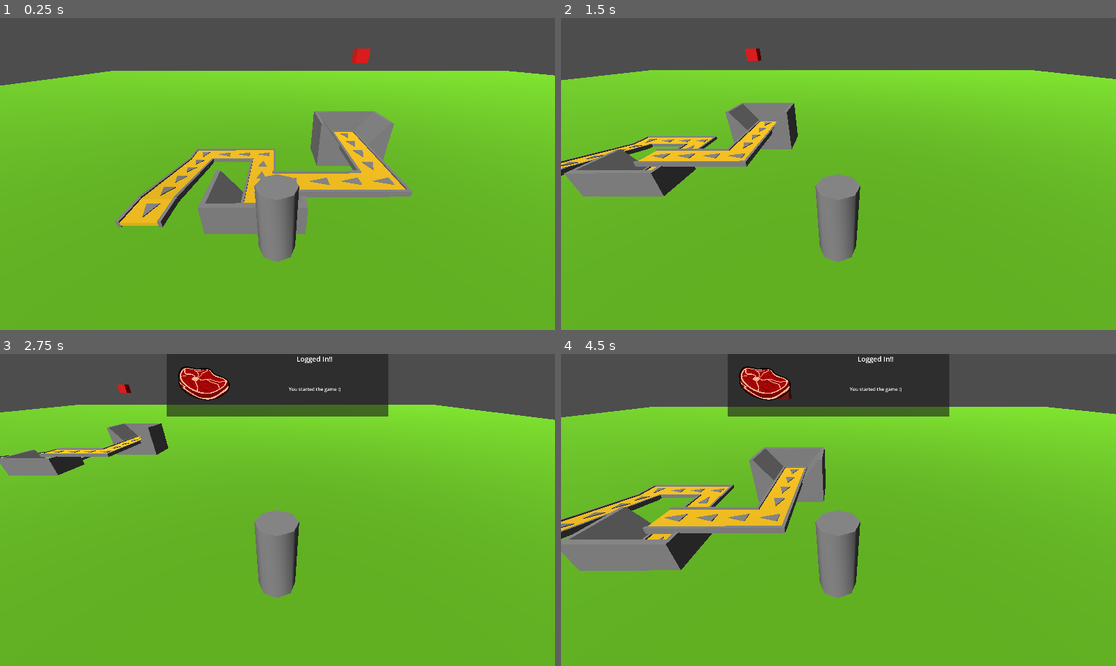
Above: before the commit, frames 1-4 (two rows, left to right).
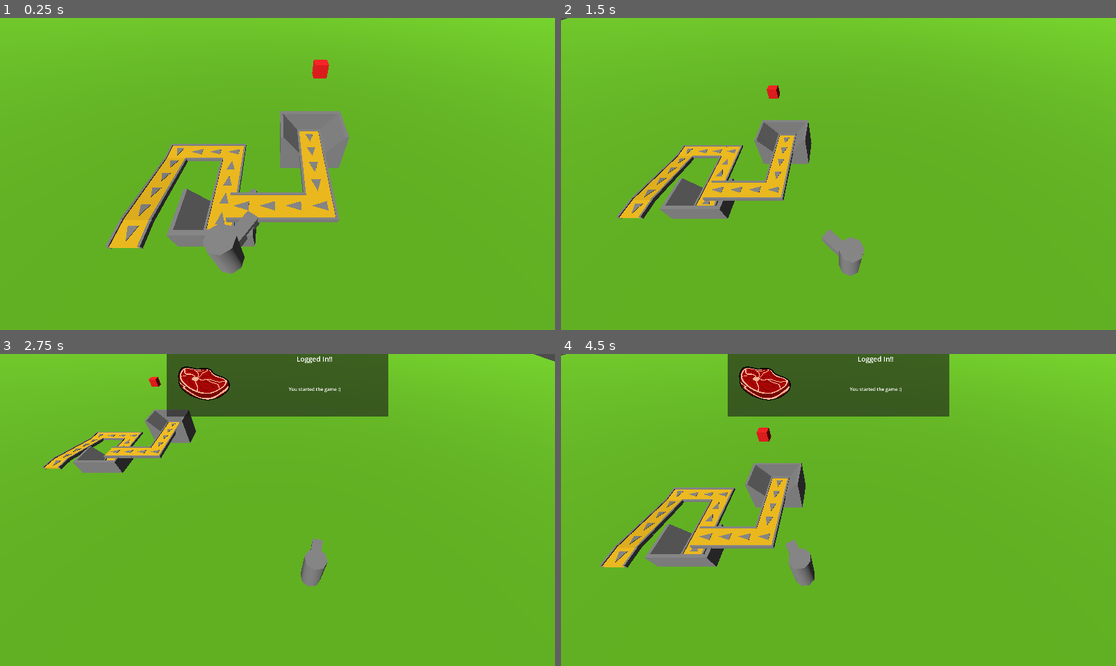
Above: after the commit, the same moments.

Repository: DallasHuff/gwj-89
Game: Godot game, scene res://levels/conveyor_test.tscn
Two runs of this game, one before a commit and one after it. Both use one fixed random seed, a clock stepped at 60 frames per second and the inputs below.
Inputs (mouse positions are in pixels of both pictures, inside the frame that each line leads up to):
- Up to frame 1 (0.25 s): no input
- Up to frame 2 (1.5 s): move the mouse to (960, 158) at 0.52 s; hold D (right) 0.53-1.28 s; hold E (interact, bound only after the commit) 0.53-1.28 s; move the mouse to (727, 189) at 1.27 s; hold S (down) from 1.28 s (still down); tap E (interact, bound only after the commit) at 1.35 s
- Up to frame 3 (2.75 s): move the mouse to (333, 441) at 2.02 s; release S (down) at 2.03 s; hold D (right) from 2.03 s (still down); hold E (interact, bound only after the commit) from 2.03 s (still down)
- Up to frame 4 (4.5 s): move the mouse to (810, 572) at 2.77 s; release D (right) at 2.78 s; release E (interact, bound only after the commit) at 2.78 s; hold W (up) 2.78-3.53 s; tap E (interact, bound only after the commit) at 2.85, 4.35 s; move the mouse to (1005, 556) at 3.52 s; hold E (interact, bound only after the commit) 3.53-4.28 s; hold A (left) from 3.53 s (still down); move the mouse to (672, 463) at 4.27 s

The runs differ from the first frame. In frame 1, 38% of the frame differs, in the area x 0-100%, y 0-82%; in frame 2, 35%; in frame 3, 27%; in frame 4, 34%.

Commit message:
player has gravity and picks things up / puts it down

Diff:
--- a/achievements/achievement_tracker/achievement_tracker.gd
+++ b/achievements/achievement_tracker/achievement_tracker.gd
@@ -12,6 +12,8 @@
 @export var achievement_dic: Dictionary[AchName, Achievement] = {}
 
 var already_achieved: Array[AchName] = []
+var achievement_queue: Array[AchName] = []
+var currently_achieving := false
 
 @onready var panel: PanelContainer = %AchievementPanel
 @onready var icon: TextureRect = %AchievementIcon
@@ -23,14 +25,27 @@
 	get_tree().create_timer(2).timeout.connect(func()->void: achieve(AchName.LOGGED_IN))
 
 
+func _process(_delta: float) -> void:
+	if achievement_queue.size() > 0 and not currently_achieving:
+		_play_next_animation()
+
+
 func achieve(ach_name: AchName) -> void:
 	if ach_name in already_achieved:
 		return
 	if not achievement_dic.has(ach_name):
-		push_error("achievement not implemented ", ach_name)
+		push_warning("achievement not implemented ", ach_name)
 		return
 	already_achieved.append(ach_name)
-	var ach := achievement_dic[ach_name]
+	achievement_queue.append(ach_name)
+
+
+func _play_next_animation() -> void:
+	if not achievement_queue.size() > 0:
+		push_warning("trying to play animation but no achievements in queue")
+		return
+	currently_achieving = true
+	var ach := achievement_dic[achievement_queue.pop_front()]
 	name_label.text = ach.display_name
 	desc_label.text = ach.description
 	icon.texture = ach.icon
@@ -40,3 +55,4 @@
 	tween.parallel().tween_property(panel, "anchor_bottom", 0.2, 0.5)
 	tween.chain().tween_property(panel, "anchor_top", -0.2, 0.5).set_delay(4)
 	tween.parallel().tween_property(panel, "anchor_bottom", 0, 0.5).set_delay(4)
+	tween.chain().tween_callback(func() -> void: currently_achieving = false).set_delay(1)
--- /dev/null
+++ b/entities/components/interactor.gd
@@ -0,0 +1,39 @@
+class_name Interactor
+extends Area3D
+
+const TRASH_GAP := Vector3(0, 0.3, 0)
+
+var trash: Array[Trash] = []
+
+@onready var hold_spot: Marker3D = $HoldSpotMarker
+
+
+func _input(event: InputEvent) -> void:
+	if event.is_action_pressed("interact"):
+		if trash.size() < 1:
+			pickup()
+		else:
+			putdown()
+
+
+func _process(_delta: float) -> void:
+	for i in range(trash.size()):
+		var t := trash[i]
+		t.global_position = hold_spot.global_position + (TRASH_GAP * i)
+
+
+func pickup() -> void:
+	var bodies := get_overlapping_bodies()
+	for i in range(bodies.size()):
+		var body := bodies[i]
+		if body is Trash:
+			print("trash")
+			trash.append(body)
+			body.global_position = hold_spot.global_position + (TRASH_GAP * i)
+			body.freeze = true
+
+
+func putdown() -> void:
+	for t in trash:
+		t.freeze = false
+	trash.clear()
--- a/entities/components/state_machine/states/run.gd
+++ b/entities/components/state_machine/states/run.gd
@@ -18,4 +18,4 @@
 		movement_component.direction = Vector3.ZERO
 		transition_requested.emit("idle")
 		return
-	movement_component.direction = (character.transform.basis * Vector3(input_dir.x, 0, input_dir.y)).normalized()
+	movement_component.direction = Vector3(input_dir.x, 0, input_dir.y).normalized()
--- a/entities/player/player.gd
+++ b/entities/player/player.gd
@@ -1,2 +1,7 @@
 class_name Player
 extends CharacterBody3D
+
+
+func _physics_process(delta: float) -> void:
+	if not is_on_floor():
+		velocity += get_gravity() * delta
--- a/entities/player/player.tscn
+++ b/entities/player/player.tscn
@@ -1,6 +1,7 @@
 [gd_scene format=3 uid="uid://dksqsb7ouxc4c"]
 
 [ext_resource type="Script" uid="uid://b5ni1gsunoqou" path="res://entities/player/player.gd" id="1_oul6g"]
+[ext_resource type="Script" uid="uid://dbgwigfu37cer" path="res://entities/components/interactor.gd" id="2_qiwj3"]
 [ext_resource type="Script" uid="uid://b4iy4v2v82grv" path="res://entities/components/state_machine/state_machine.gd" id="2_sglur"]
 [ext_resource type="Script" uid="uid://c4tmbb57xecu8" path="res://entities/components/state_machine/states/idle.gd" id="3_bls4j"]
 [ext_resource type="Script" uid="uid://b2avbdpdqfic5" path="res://entities/components/state_machine/states/interact.gd" id="4_bls4j"]
@@ -8,6 +9,9 @@
 [ext_resource type="Script" uid="uid://kc77v1b4gg6r" path="res://entities/components/movement_component.gd" id="6_8fjmc"]
 
 [sub_resource type="CapsuleShape3D" id="CapsuleShape3D_kqu6x"]
+
+[sub_resource type="BoxShape3D" id="BoxShape3D_8fjmc"]
+size = Vector3(1, 2, 1.2)
 
 [sub_resource type="Animation" id="Animation_8fjmc"]
 resource_name = "idle"
@@ -31,10 +35,21 @@
 [node name="CollisionShape3D" type="CollisionShape3D" parent="." unique_id=2113718125]
 shape = SubResource("CapsuleShape3D_kqu6x")
 
-[node name="CSGCylinder3D" type="CSGCylinder3D" parent="." unique_id=829177861]
+[node name="Body" type="CSGCylinder3D" parent="." unique_id=829177861]
 
-[node name="Camera3D" type="Camera3D" parent="." unique_id=874655286]
-transform = Transform3D(0.99999183, 0.0021172431, -0.00345151, 0, 0.852403, 0.5228855, 0.004049153, -0.52288115, 0.852396, 0, 3.5916574, 3.7157292)
+[node name="Arm" type="CSGBox3D" parent="Body" unique_id=2036429401]
+transform = Transform3D(1, 0, 0, 0, 1, 0, 0, 0, 1, 0, 0, -0.88967705)
+size = Vector3(0.5, 0.5, 1.2)
+
+[node name="Interactor" type="Area3D" parent="." unique_id=2122147064]
+transform = Transform3D(1, 0, 0, 0, 1, 0, 0, 0, 1, 0, 0, -1.0473077)
+script = ExtResource("2_qiwj3")
+
+[node name="CollisionShape3D" type="CollisionShape3D" parent="Interactor" unique_id=1582366966]
+shape = SubResource("BoxShape3D_8fjmc")
+
+[node name="HoldSpotMarker" type="Marker3D" parent="Interactor" unique_id=909458360]
+transform = Transform3D(1, 0, 0, 0, 1, 0, 0, 0, 1, 0, 0.6170827, 0)
 
 [node name="AnimationPlayer" type="AnimationPlayer" parent="." unique_id=1628525913]
 libraries/ = SubResource("AnimationLibrary_bectd")
--- /dev/null
+++ b/levels/components/ray_camera.gd
@@ -0,0 +1,30 @@
+class_name RayCamera
+extends Camera3D
+
+@export var debug := false
+var mouse_position := Vector3.ZERO
+
+
+func _process(_delta: float) -> void:
+	shoot_ray()
+
+
+func shoot_ray() -> void:
+	var mouse_pos := get_viewport().get_mouse_position()
+	var ray_length := 1000
+	var from := project_ray_origin(mouse_pos)
+	var to := from + project_ray_normal(mouse_pos) * ray_length
+	var space := get_world_3d().direct_space_state
+	find_mouse_position(space, to, from)
+
+
+func find_mouse_position(space: PhysicsDirectSpaceState3D, to: Vector3, from: Vector3) -> void:
+	var ray_query := PhysicsRayQueryParameters3D.new()
+	ray_query.collision_mask = 1 << 0
+	ray_query.from = from
+	ray_query.to = to
+	var raycast_result := space.intersect_ray(ray_query)
+	if raycast_result.has("position"):
+		mouse_position = raycast_result["position"]
+	elif debug:
+		push_warning("no mouse position from camera")
--- a/levels/conveyor_test.tscn
+++ b/levels/conveyor_test.tscn
@@ -1,8 +1,10 @@
 [gd_scene format=3 uid="uid://c11aewuhd8ifn"]
 
 [ext_resource type="PackedScene" uid="uid://dksqsb7ouxc4c" path="res://entities/player/player.tscn" id="1_mesa8"]
+[ext_resource type="Script" uid="uid://b2b65lfxuh6ri" path="res://levels/level.gd" id="1_sauko"]
 [ext_resource type="PackedScene" uid="uid://0y1s4ra8pfw" path="res://entities/conveyor/straight_conveyor.tscn" id="2_qxn8h"]
 [ext_resource type="PackedScene" uid="uid://gdv62oa7bqy0" path="res://entities/spawner/spawner.tscn" id="3_5kb2l"]
+[ext_resource type="Script" uid="uid://dw5i7nu67h2df" path="res://levels/components/ray_camera.gd" id="4_exgr7"]
 
 [sub_resource type="Environment" id="Environment_h8bs1"]
 
@@ -13,6 +15,7 @@
 albedo_color = Color(0.40199992, 0.75, 0.0975, 1)
 
 [node name="ConveyorTest" type="Node3D" unique_id=795892070]
+script = ExtResource("1_sauko")
 
 [node name="WorldEnvironment" type="WorldEnvironment" parent="." unique_id=832076800]
 environment = SubResource("Environment_h8bs1")
@@ -31,6 +34,7 @@
 material = SubResource("StandardMaterial3D_qxn8h")
 
 [node name="Player" parent="." unique_id=461061772 instance=ExtResource("1_mesa8")]
+unique_name_in_owner = true
 transform = Transform3D(1, 0, 0, 0, 1, 0, 0, 0, 1, -8.349749, 1.6277466, 3.3788242)
 
 [node name="conveyors1" type="Node3D" parent="." unique_id=2085045680]
@@ -133,3 +137,8 @@
 
 [node name="StraightConveyor12" parent="conveyors2" unique_id=1891158836 instance=ExtResource("2_qxn8h")]
 transform = Transform3D(1, 0, 0, 0, 0.9848077, 0.17364818, 0, -0.17364818, 0.9848077, -12, 1.1932387, 1.9614866)
+
+[node name="RayCamera" type="Camera3D" parent="." unique_id=2106342271]
+unique_name_in_owner = true
+script = ExtResource("4_exgr7")
+metadata/_custom_type_script = "uid://dw5i7nu67h2df"
--- a/levels/dallas_test_level.tscn
+++ b/levels/dallas_test_level.tscn
@@ -1,8 +1,9 @@
 [gd_scene format=3 uid="uid://dywkfuk4q41q4"]
 
 [ext_resource type="PackedScene" uid="uid://dksqsb7ouxc4c" path="res://entities/player/player.tscn" id="1_0wr34"]
+[ext_resource type="Script" uid="uid://b2b65lfxuh6ri" path="res://levels/level.gd" id="1_omk13"]
 [ext_resource type="PackedScene" uid="uid://gdv62oa7bqy0" path="res://entities/spawner/spawner.tscn" id="2_jsg4m"]
-[ext_resource type="PackedScene" uid="uid://bxedjpgetpoay" path="res://entities/trash/trash.tscn" id="3_hncv2"]
+[ext_resource type="Script" uid="uid://dw5i7nu67h2df" path="res://levels/components/ray_camera.gd" id="3_0257o"]
 [ext_resource type="PackedScene" uid="uid://0y1s4ra8pfw" path="res://entities/conveyor/straight_conveyor.tscn" id="4_omk13"]
 
 [sub_resource type="ProceduralSkyMaterial" id="ProceduralSkyMaterial_jsg4m"]
@@ -28,6 +29,7 @@
 albedo_color = Color(1, 0, 1, 1)
 
 [node name="DallasTestLevel" type="Node3D" unique_id=1958121822]
+script = ExtResource("1_omk13")
 
 [node name="WorldEnvironment" type="WorldEnvironment" parent="." unique_id=1639732714]
 environment = SubResource("Environment_omk13")
@@ -58,11 +60,17 @@
 material_override = SubResource("StandardMaterial3D_r5ldv")
 
 [node name="Player" parent="." unique_id=461061772 instance=ExtResource("1_0wr34")]
+unique_name_in_owner = true
 transform = Transform3D(1, 0, 0, 0, 1, 0, 0, 0, 1, 0, 3.1338792, 0)
+
+[node name="RayCamera" type="Camera3D" parent="." unique_id=2023059185]
+unique_name_in_owner = true
+transform = Transform3D(1, 0, 0, 0, 0.64930207, 0.76053065, 0, -0.76053065, 0.64930207, 0, 9.055763, 4.30624)
+script = ExtResource("3_0257o")
+metadata/_custom_type_script = "uid://dw5i7nu67h2df"
 
 [node name="Spawner" parent="." unique_id=359273142 instance=ExtResource("2_jsg4m")]
 transform = Transform3D(1, 0, 0, 0, 1, 0, 0, 0, 1, 2.0919256, 5.5436907, -7.6753654)
-trash_scene = ExtResource("3_hncv2")
 
 [node name="StraightConveyor4" parent="." unique_id=974343639 instance=ExtResource("4_omk13")]
 transform = Transform3D(-4.371139e-08, 0, -1, 0, 1, 0, 1, 0, -4.371139e-08, 2.2336164, 0.98984605, -4.6525774)
--- /dev/null
+++ b/levels/level.gd
@@ -0,0 +1,33 @@
+class_name Level
+extends Node3D
+
+@onready var ray_cam: RayCamera = %RayCamera
+@onready var player: Player = %Player
+
+
+func _ready() -> void:
+	ray_cam.rotation = Vector3(deg_to_rad(-50), 0, 0)
+
+
+func _physics_process(delta: float) -> void:
+	if ray_cam.mouse_position:
+		var look_pos := Vector3(
+			ray_cam.mouse_position.x,
+			player.global_position.y,
+			ray_cam.mouse_position.z
+		)
+		look_at_smooth(look_pos, delta)
+	ray_cam.global_position = lerp(ray_cam.global_position, player.global_position + Vector3(0, 9, 4), 0.1)
+
+
+func look_at_smooth(target: Vector3, delta: float, speed := 8.0) -> void:
+	var dir := target - player.global_position
+	dir.y = 0.0
+
+	if dir.length_squared() < 0.0001:
+		return
+
+	dir = dir.normalized()
+
+	var target_yaw := atan2(-dir.x, -dir.z)
+	player.rotation.y = lerp_angle(player.rotation.y, target_yaw, delta * speed)
--- a/project.godot
+++ b/project.godot
@@ -31,6 +31,11 @@
 
 [input]
 
+interact={
+"deadzone": 0.2,
+"events": [Object(InputEventKey,"resource_local_to_scene":false,"resource_name":"","device":-1,"window_id":0,"alt_pressed":false,"shift_pressed":false,"ctrl_pressed":false,"meta_pressed":false,"pressed":false,"keycode":0,"physical_keycode":69,"key_label":0,"unicode":101,"location":0,"echo":false,"script":null)
+]
+}
 left={
 "deadzone": 0.2,
 "events": [Object(InputEventKey,"resource_local_to_scene":false,"resource_name":"","device":-1,"window_id":0,"alt_press …(191 unchanged characters)…
Not shown, added: entities/components/interactor.gd.uid
Not shown, added: levels/components/ray_camera.gd.uid
Not shown, added: levels/level.gd.uid
